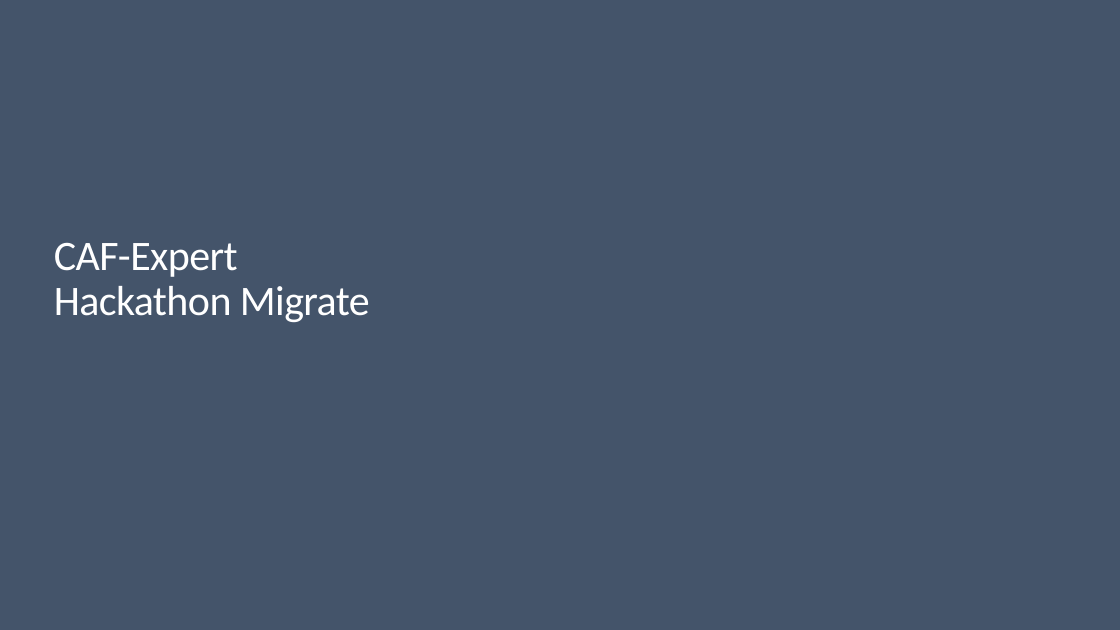
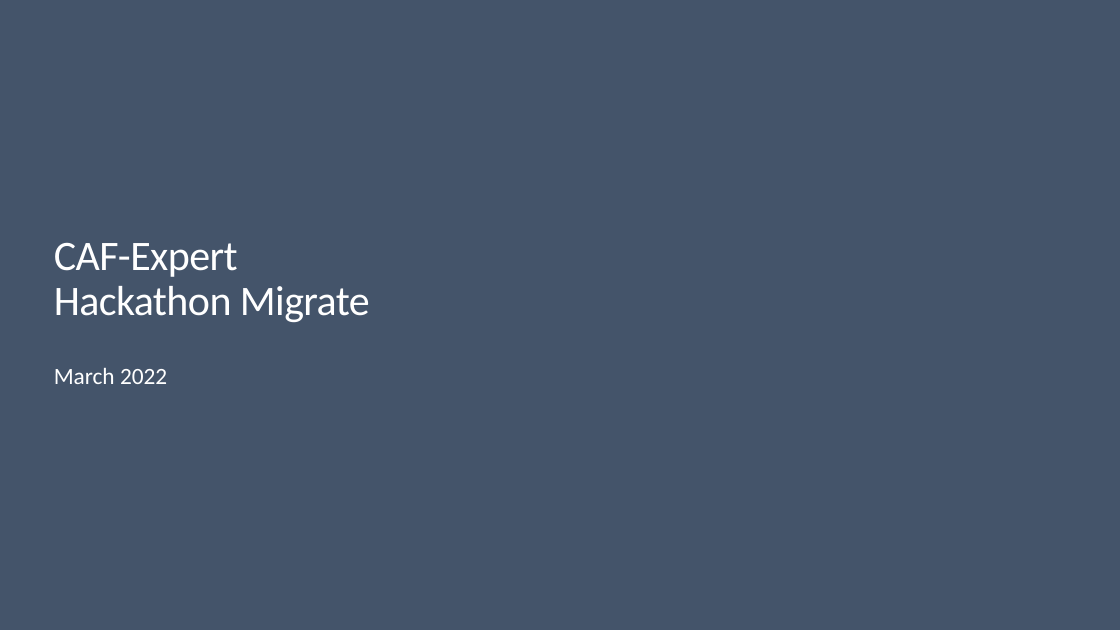
Before and after one commit to jonathan-vella/CAF-Expert-Learning-Path, a slide deck: slide 1 of 03-CAF Migrate - LoB Migration/sources/WalkingDeck-CAF-Migrate.pptx. Drawn at 1120x630 pixels with LibreOffice and Linux fonts; fonts in the diff are those of the drawing; background and template pictures are left out. Boxes give left, top, right and bottom in pixels: in the first picture for what was removed or moved away, otherwise in the second. Text is boxed around its words. In the diff, an @@ line names an element or a change of style, - is before the commit and + after.

```diff
--- a/03-CAF Migrate - LoB Migration/sources/WalkingDeck-CAF-Migrate.pptx
+++ b/03-CAF Migrate - LoB Migration/sources/WalkingDeck-CAF-Migrate.pptx
@@ text added at (54,368,167,384), 20.4 pt, text #FFFFFF @@
+March 2022
```
Also in this commit, not shown: 5 other slides changed, 2 other files.
